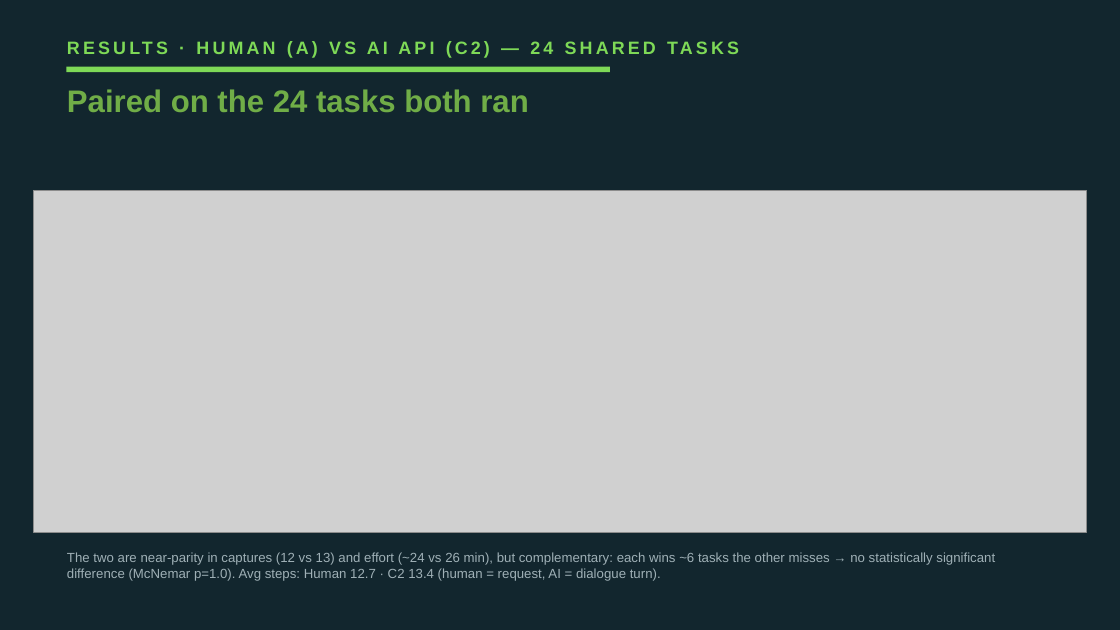
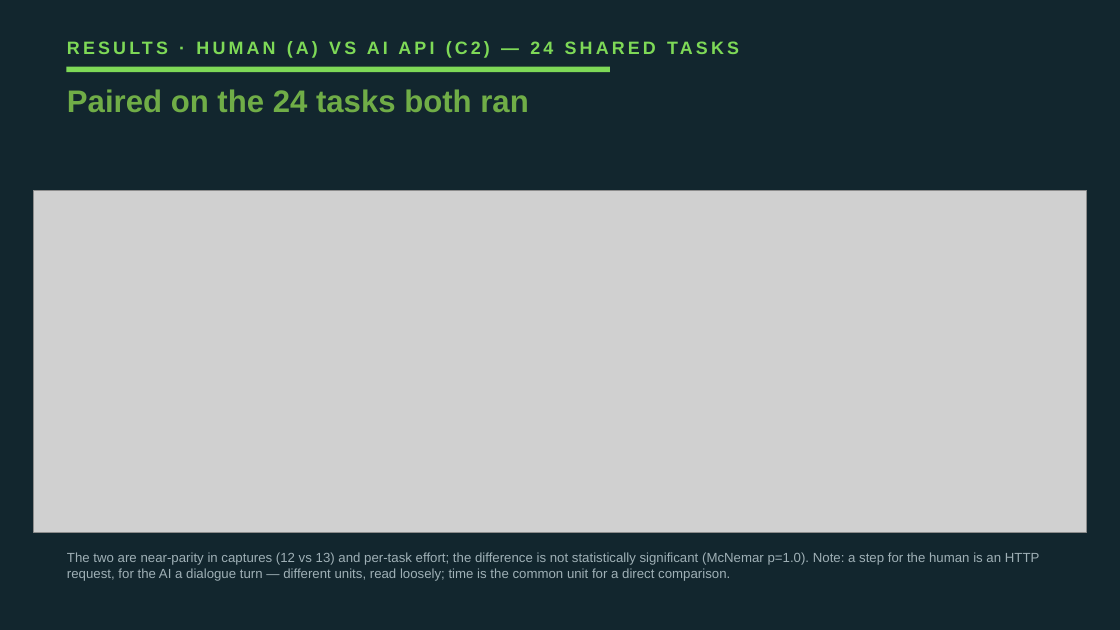
Before and after one commit to VuNguyenBinh/KLTN-FA26, a slide deck: slide 22 of Slide/KTLN_slide_EN.pptx. Drawn at 1120x630 pixels with LibreOffice and Linux fonts; fonts in the diff are those of the drawing; grey boxes stand for pictures. Boxes give left, top, right and bottom in pixels: in the first picture for what was removed or moved away, otherwise in the second. Text is boxed around its words. In the diff, an @@ line names an element or a change of style, - is before the commit and + after.

```diff
--- a/Slide/KTLN_slide_EN.pptx
+++ b/Slide/KTLN_slide_EN.pptx
@@ text at box(67, 552, 1040, 581): text changed @@
-The two are near-parity in captures (12 vs 13) and effort (~24 vs 26 min), but complementary: each wins ~6 tasks the other misses → no statistically significant difference (McNemar p=1.0). Avg steps: Human 12.7 · C2 13.4 (human = request, AI = dialogue turn).
+The two are near-parity in captures (12 vs 13) and per-task effort; the difference is not statistically significant (McNemar p=1.0). Note: a step for the human is an HTTP request, for the AI a dialogue turn — different units, read loosely; time is the common unit for a direct comparison.
```
Also in this commit, not shown: 1 other file.
